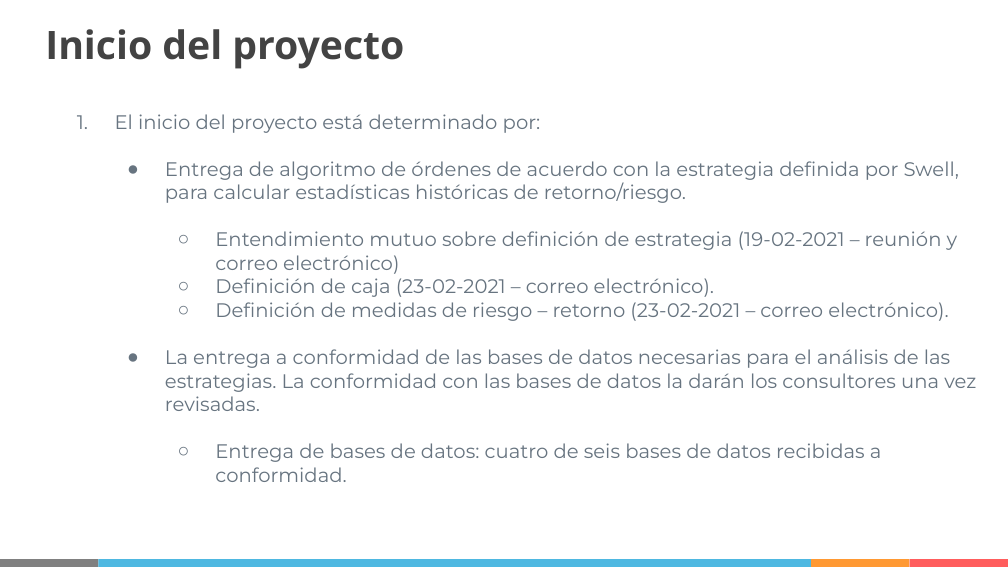
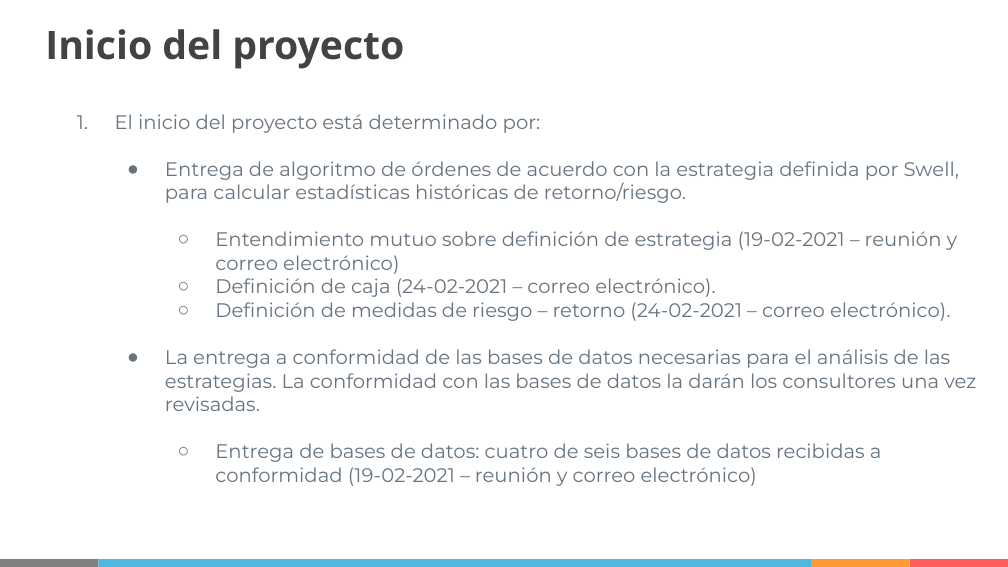
Before and after one commit to IISOS/Swell_2_Optimizacion_estrategias, a slide deck: slide 3 of Presentaciones/Swell - Optimización de estrategias - R3 (03-03-2021).pptx. Drawn at 1008x567 pixels with LibreOffice and Linux fonts; fonts in the diff are those of the drawing. Boxes give left, top, right and bottom in pixels: in the first picture for what was removed or moved away, otherwise in the second. Text is boxed around its words. In the diff, an @@ line names an element or a change of style, - is before the commit and + after.

Commit message:
Reunión 3

```diff
--- a/Presentaciones/Swell - Optimización de estrategias - R3 (03-03-2021).pptx
+++ b/Presentaciones/Swell - Optimización de estrategias - R3 (03-03-2021).pptx
@@ text at (215,278,950,321): text changed @@
-        ○ Definición de caja (23-02-2021 – correo electrónico).
-        ○ Definición de medidas de riesgo – retorno (23-02-2021 – correo electrónico).
+        ○ Definición de caja (24-02-2021 – correo electrónico).
+        ○ Definición de medidas de riesgo – retorno (24-02-2021 – correo electrónico).
@@ text at (215,443,882,486): text changed @@
-        ○ Entrega de bases de datos: cuatro de seis bases de datos recibidas a conformidad.
+        ○ Entrega de bases de datos: cuatro de seis bases de datos recibidas a conformidad (19-02-2021 – reunión y correo electrónico)
```
Also in this commit, not shown: 2 other slides changed, 2 slides added.
